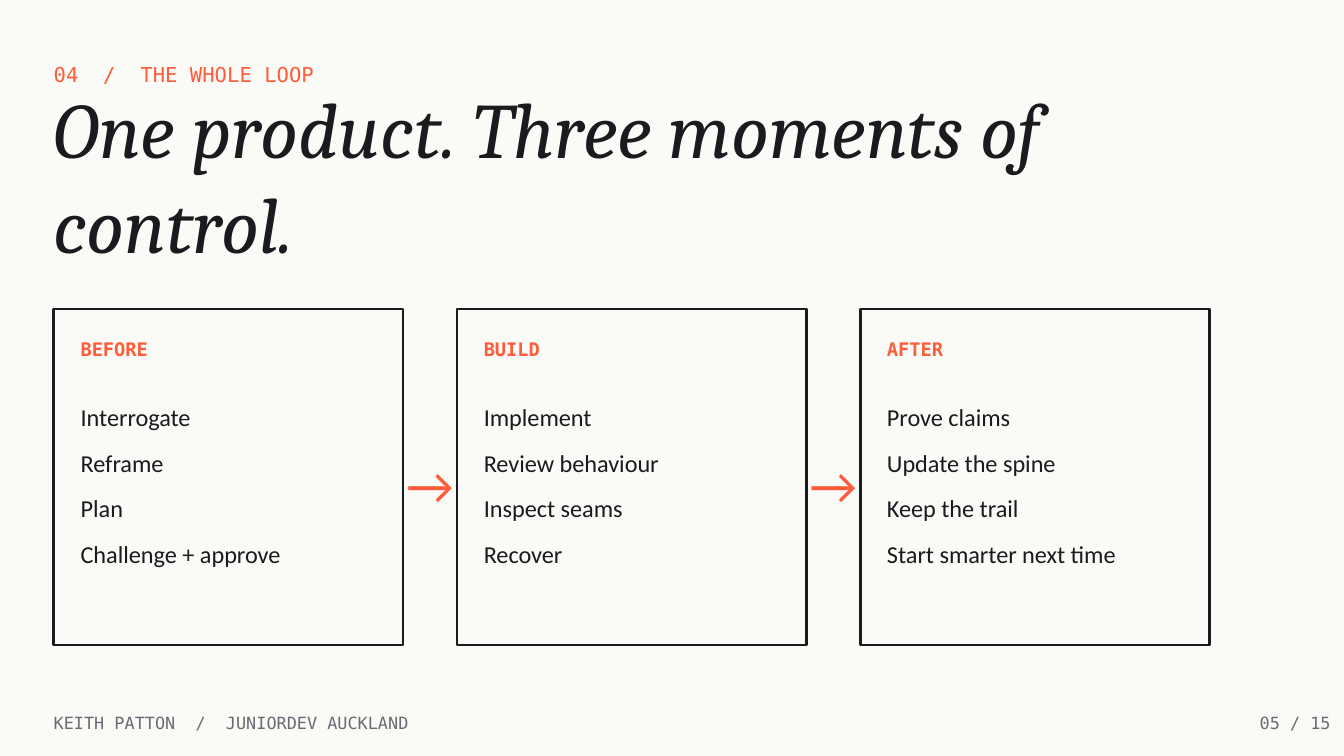
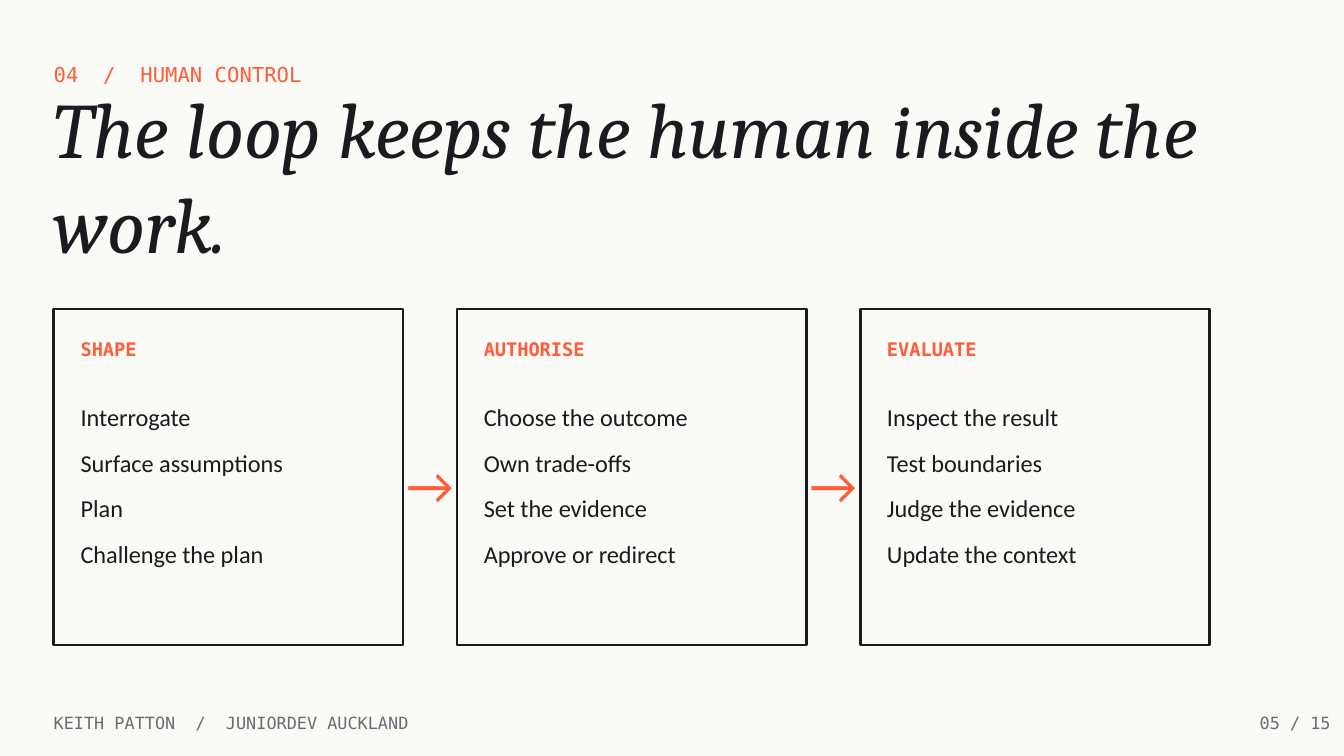
Before and after one commit to keithpatton/junior-dev-agentic-demo, a slide deck: slide 5 of presentation/Beyond-the-Prompt-JuniorDev.pptx. Drawn at 1344x756 pixels with LibreOffice and Linux fonts; fonts in the diff are those of the drawing. Boxes give left, top, right and bottom in pixels: in the first picture for what was removed or moved away, otherwise in the second. Text is boxed around its words. In the diff, an @@ line names an element or a change of style, - is before the commit and + after.

Commit message:
Reframe JuniorDev talk around the agentic loop

```diff
--- a/presentation/Beyond-the-Prompt-JuniorDev.pptx
+++ b/presentation/Beyond-the-Prompt-JuniorDev.pptx
@@ text at (x1=54, y1=66, x2=302, y2=83): text changed @@
-04 / THE WHOLE LOOP
+04 / HUMAN CONTROL
@@ text at (x1=54, y1=103, x2=1198, y2=254): text changed @@
-One product. Three moments of control.
+The loop keeps the human inside the work.
@@ text at (x1=81, y1=342, x2=137, y2=357): text changed @@
-BEFORE
+SHAPE
@@ text at (x1=484, y1=342, x2=585, y2=357): text changed @@
-BUILD
+AUTHORISE
@@ text at (x1=887, y1=342, x2=977, y2=357): text changed @@
-AFTER
+EVALUATE
@@ text at (x1=484, y1=409, x2=687, y2=426): text changed @@
-Implement
+Choose the outcome
@@ text at (x1=887, y1=409, x2=1058, y2=430): text changed @@
-Prove claims
+Inspect the result
@@ text at (x1=81, y1=455, x2=283, y2=476): text changed @@
-Reframe
+Surface assumptions
@@ text at (x1=484, y1=455, x2=631, y2=472): text changed @@
-Review behaviour
+Own trade-offs
@@ text at (x1=887, y1=455, x2=1042, y2=472): text changed @@
-Update the spine
+Test boundaries
@@ text at (x1=484, y1=500, x2=647, y2=517): text changed @@
-Inspect seams
+Set the evidence
@@ text at (x1=887, y1=500, x2=1075, y2=521): text changed @@
-Keep the trail
+Judge the evidence
@@ text at (x1=81, y1=546, x2=264, y2=567): text changed @@
-Challenge + approve
+Challenge the plan
@@ text at (x1=484, y1=546, x2=676, y2=567): text changed @@
-Recover
+Approve or redirect
@@ text at (x1=887, y1=546, x2=1076, y2=567): text changed @@
-Start smarter next time
+Update the context
```
Also in this commit, not shown: 8 other slides changed, 2 slides added, 2 slides removed, 14 other files.
